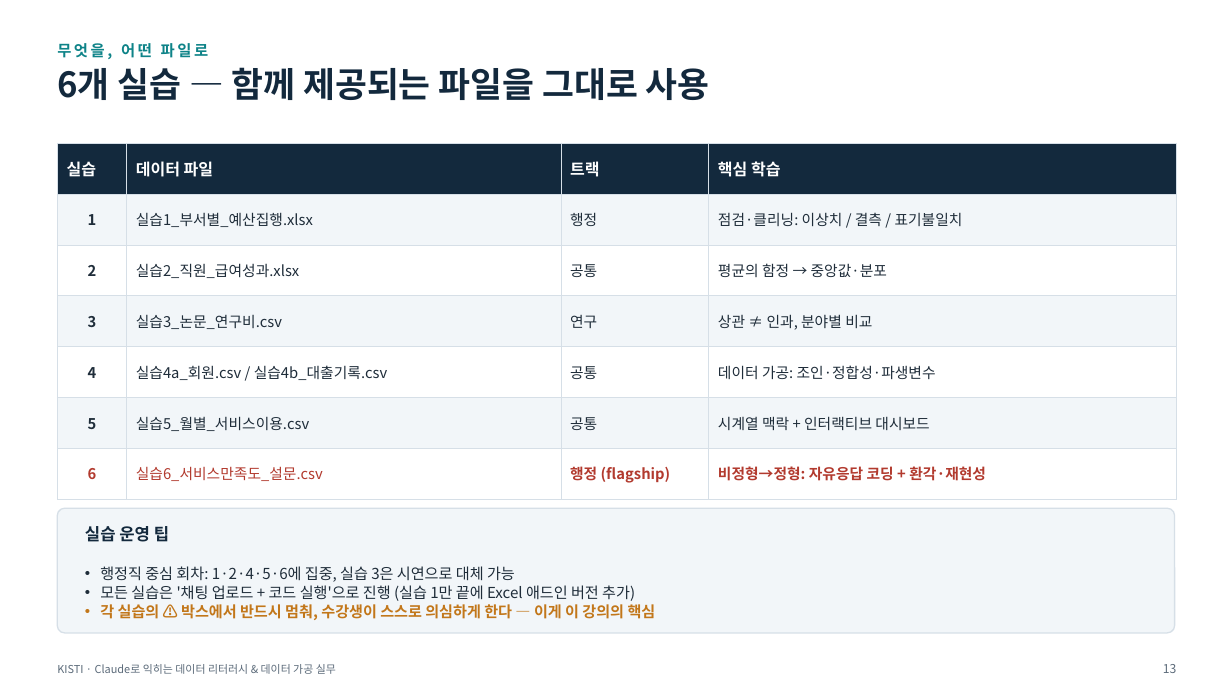
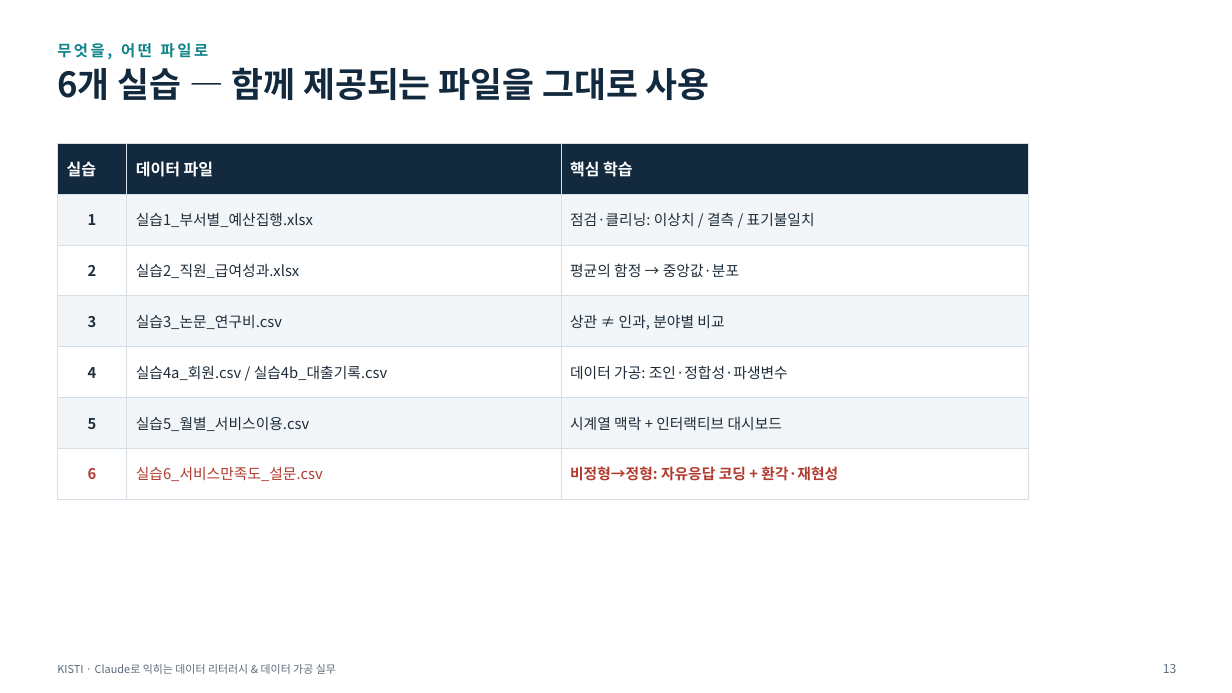
Before and after one commit to thinkinghs/lecture_6_18, a slide deck: slide 22 of 2차시_강의자료_합본.pptx (slide 21 before the commit). Drawn at 1232x693 pixels with LibreOffice and Linux fonts; fonts in the diff are those of the drawing. Boxes give left, top, right and bottom in pixels: in the first picture for what was removed or moved away, otherwise in the second. Text is boxed around its words. In the diff, an @@ line names an element or a change of style, - is before the commit and + after.

```diff
--- a/2차시_강의자료_합본.pptx
+++ b/2차시_강의자료_합본.pptx
@@ table at box(57, 143, 1029, 499) @@
-column 3: 트랙 | 행정 | 공통 | 연구 | 공통 | 공통 | 행정 (flagship)
@@ table: place and size @@
-table at box(57, 143, 1177, 499)
+table at box(57, 143, 1029, 499)
@@ rounded rectangle removed at box(57, 508, 1175, 633) @@
@@ text removed at box(85, 526, 169, 542) @@
-실습 운영 팁
@@ text removed at box(100, 566, 656, 620) @@
-• 행정직 중심 회차: 1·2·4·5·6에 집중, 실습 3은 시연으로 대체 가능
-• 모든 실습은 '채팅 업로드 + 코드 실행'으로 진행 (실습 1만 끝에 Excel 애드인 버전 추가)
-• 각 실습의 ⚠ 박스에서 반드시 멈춰, 수강생이 스스로 의심하게 한다 — 이게 이 강의의 핵심
```
Also in this commit, not shown: 34 other slides changed, 4 slides added, 3 slides removed.
